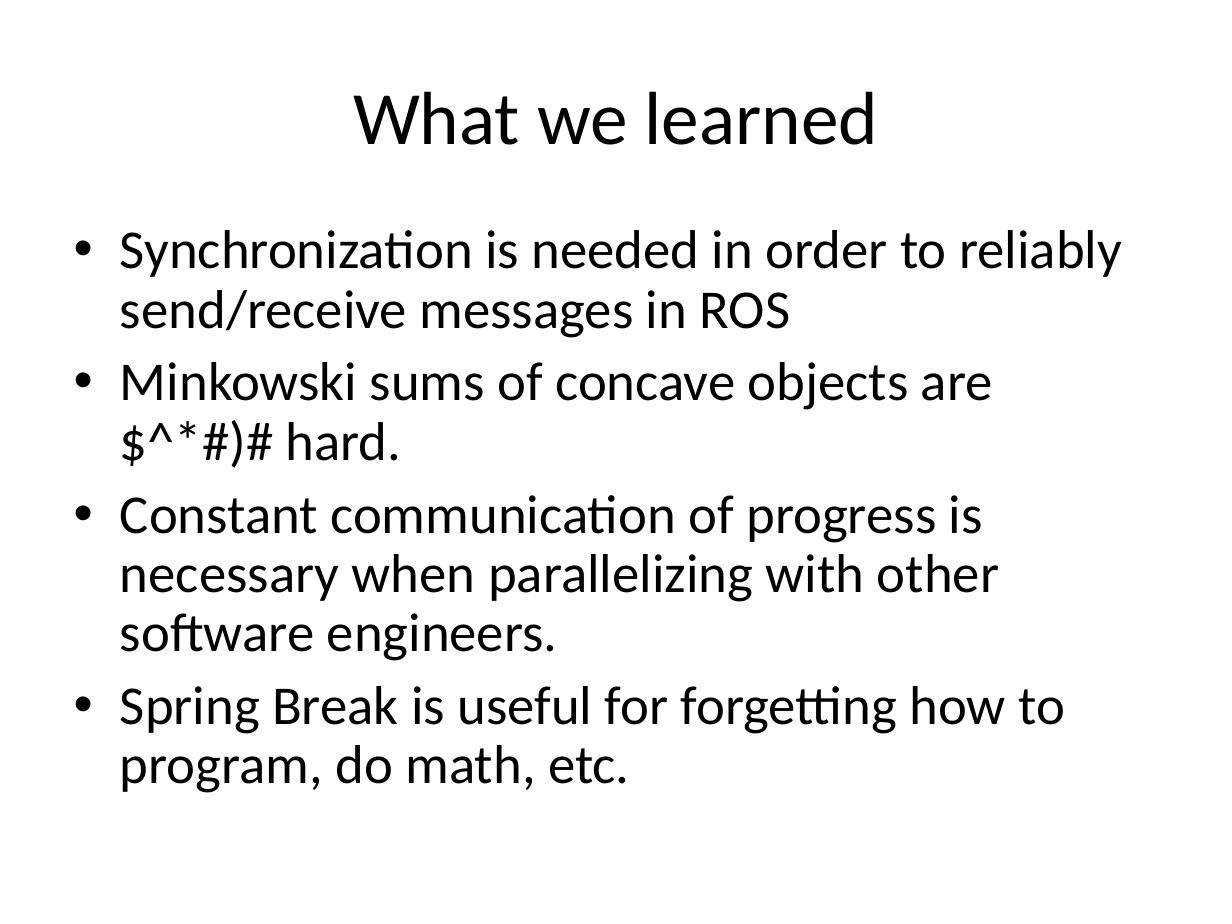
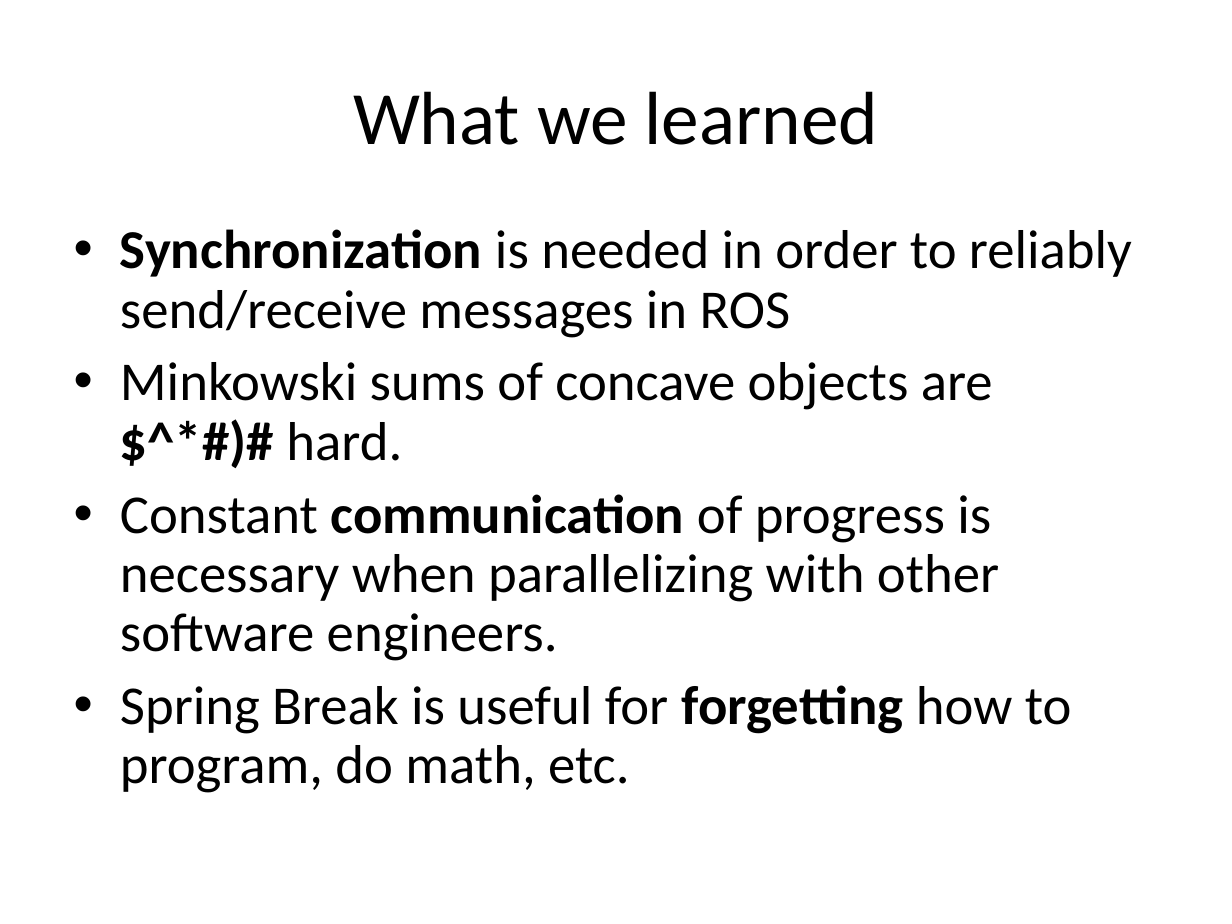
Before and after one commit to nforrester/6.141_labs, a slide deck: slide 10 of Other/Lab6/Lab 6.ppt. Drawn at 1232x924 pixels with LibreOffice and Linux fonts; fonts in the diff are those of the drawing. Boxes give left, top, right and bottom in pixels: in the first picture for what was removed or moved away, otherwise in the second. Text is boxed around its words. In the diff, an @@ line names an element or a change of style, - is before the commit and + after.

```diff
--- a/Other/Lab6/Lab 6.ppt
+++ b/Other/Lab6/Lab 6.ppt
@@ text "Synchronization is needed in order ..." at <box>120,229,1132,793</box>: bold on in "Synchronization", "$^*#)#", "communication", "forgetting" @@
```
Also in this commit, not shown: 4 other slides changed.
